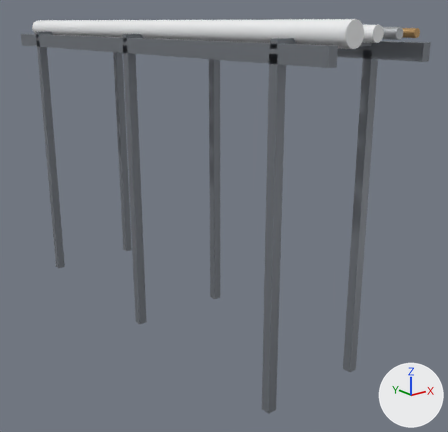
Before and after pictures for a commit that changed the FBX model Tools/butchery/fbx/SM_PIPE_RACK.fbx.
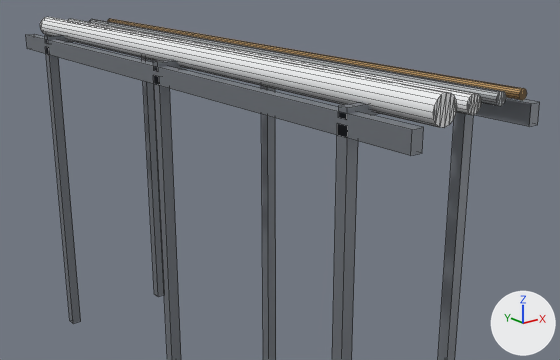
Old and new are each drawn whole from a 50 mm camera at (-4.25, -6.25, 3.65) aimed at (0.36, -0.49, 1.35) and again close up from a 50 mm camera at (-4.06, -6.01, 4.57) aimed at (0.54, -0.26, 2.27). The lights are fixed; the arrows at lower right show +X, +Y and +Z. The older version's two pictures come first. The close-ups show mesh edges as thin lines.

Objects in the first close-up: 'SM_PIPE_RACK'.
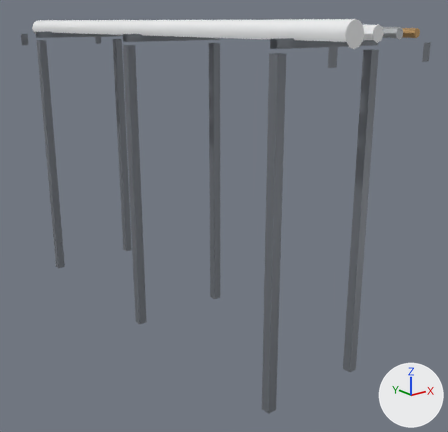
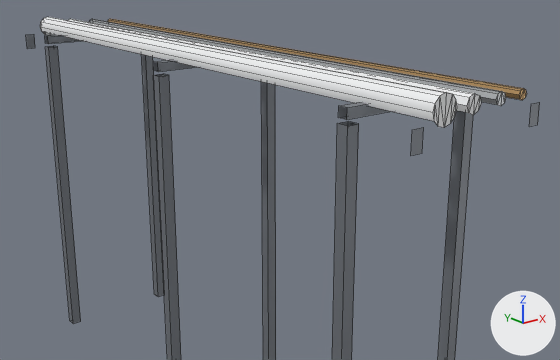
Changed parts and their boxes [x1, y1, x2, y2] in the close-ups (560 x 360 px):
part 1 of me_sm_pipe_rack_001, cut back
    before: [26, 17, 538, 156]
    after: [40, 17, 527, 127]

Diff of the bpy script that builds the scene:
```diff
--- a/Tools/butchery/fbx/SM_PIPE_RACK.fbx.py
+++ b/Tools/butchery/fbx/SM_PIPE_RACK.fbx.py
@@ me_sm_pipe_rack_001 @@
 # used by ob_sm_pipe_rack; location = (0.0, 0.0, 0.0)
-me_sm_pipe_rack_001.from_pydata(...)  # 216 vertices, 242 faces; spans x -0.65..0.65, y -3.0..3.0, z 0.0..3.67
+me_sm_pipe_rack_001.from_pydata(...)  # 160 vertices, 130 faces; spans x -0.65..0.65, y -3.0..3.0, z 0.0..3.67
+# me_sm_pipe_rack_001 part 1
+# 62 vertices are removed from x -0.44..0.48, y -3.0..3.0, z 3.46..3.66
+# 190 faces are deleted
+# 10 vertices move within x -0.46..-0.26, y -3.0..3.0, z 3.46..3.66
+# 6 vertices are added at (-0.31, 3.0, 3.66), (-0.31, -3.0, 3.66), (-0.31, -3.0, 3.46), (-0.42, 3.0, 3.46), (-0.42, -3.0, 3.46), (-0.42, -3.0, 3.66)
+# 44 new faces join them, mat_m_butchery_foodplastic (white #f1f2f3)
+# 18 new faces join them, mat_m_butchery_steelbrushed (light grey #c8cbce)
+# 20 new faces join them, mat_m_butchery_copper (beige #ddb37c)
+# other edits to the shape of me_sm_pipe_rack_001 do not show in these pictures
 me_sm_pipe_rack_001.materials.append(mat_m_butchery_paintedframe)
```
